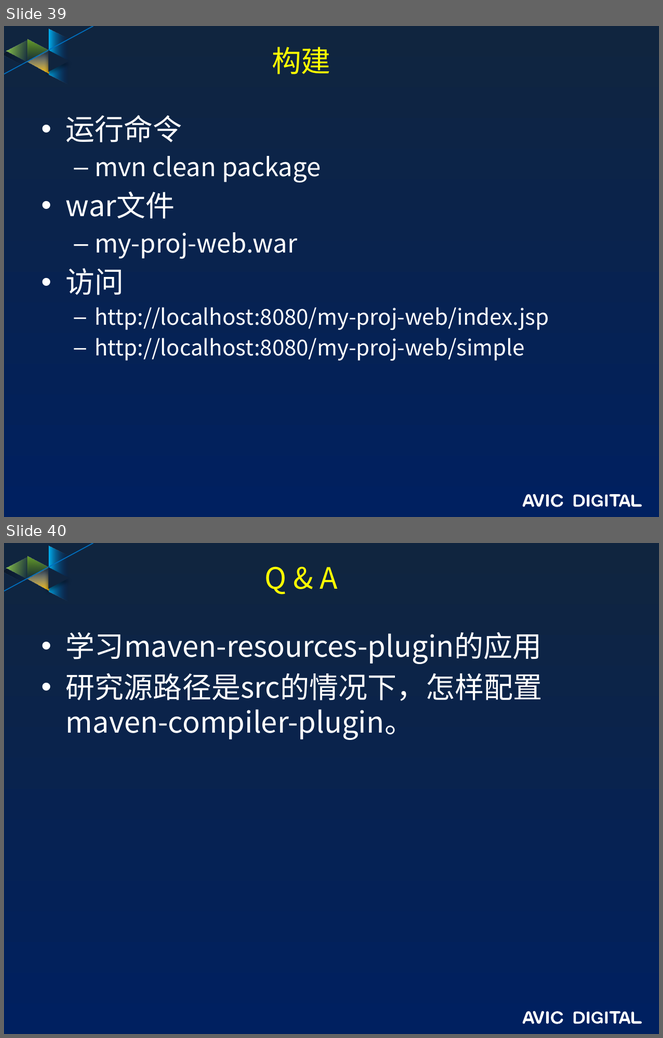
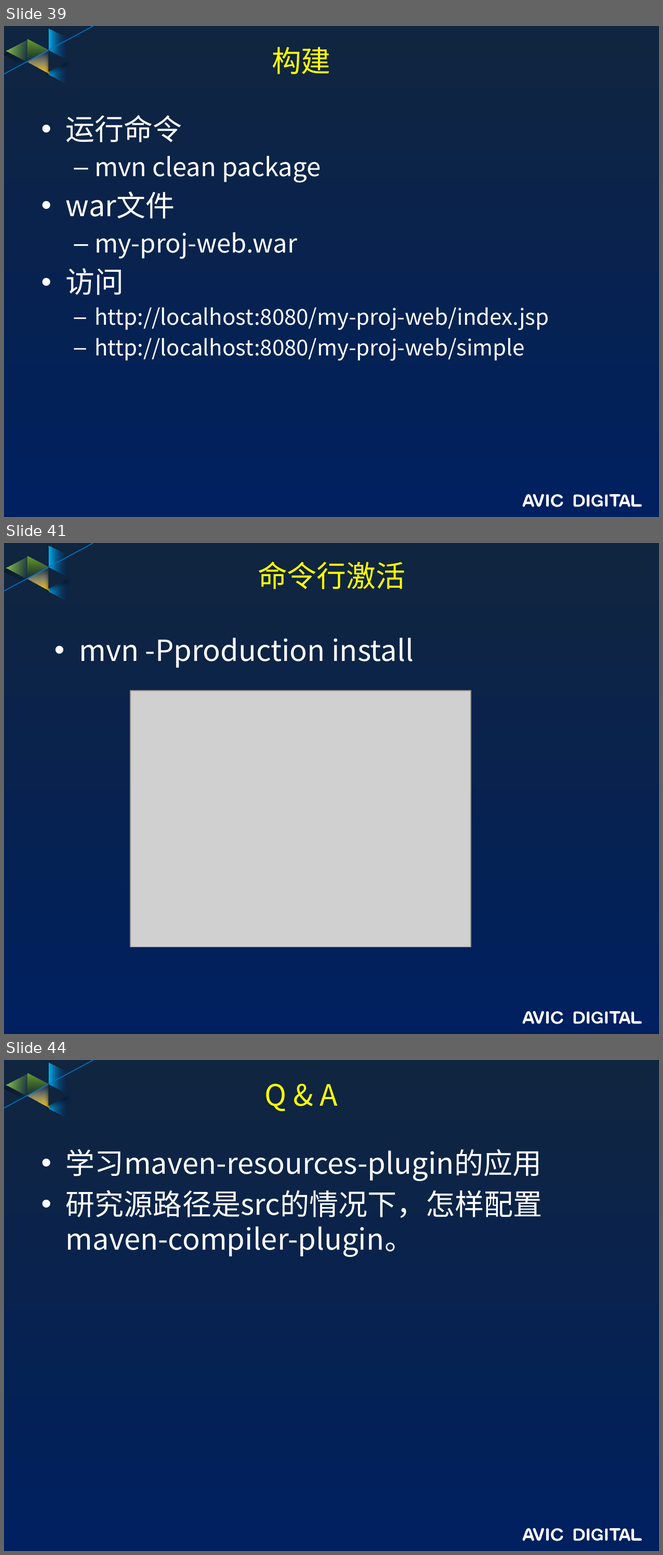
Before and after one commit to guofengzh/java-way, a slide deck: maven/docs/Maven培训文档.pptx. Shown one above the other, each under a label of ours: slides 39 and 40 before the commit, slides 39, 41 and 44 after it; the slides between them are not shown. The pictures are 663x1038 and 663x1555 pixels, drawn with LibreOffice and Linux fonts; fonts in the diff are those of the drawing; grey boxes stand for pictures; background and template pictures are left out. Boxes give left, top, right and bottom in pixels: in the first picture for what was removed or moved away, otherwise in the second. Text is boxed around its words. In the diff, an @@ line names an element or a change of style, - is before the commit and + after.

```diff
--- a/maven/docs/Maven培训文档.pptx
+++ b/maven/docs/Maven培训文档.pptx
@@ slide 41 added at box(4, 543, 659, 1034), background gradient #10253F to #002060; not listed: 17 template elements that a slide beside it also shows @@
@@ title added at box(258, 562, 405, 589), 32.4 pt, text #FFFF00 @@
+命令行激活
@@ text added at box(79, 638, 414, 668), 32 pt, text #FFFFFF @@
+• mvn -Pproduction install
@@ picture added at box(130, 691, 471, 947) @@
@@ what was slide 40 is now slide 44 @@
```
Also in this commit, not shown: 1 slide changed, 3 other slides added.
